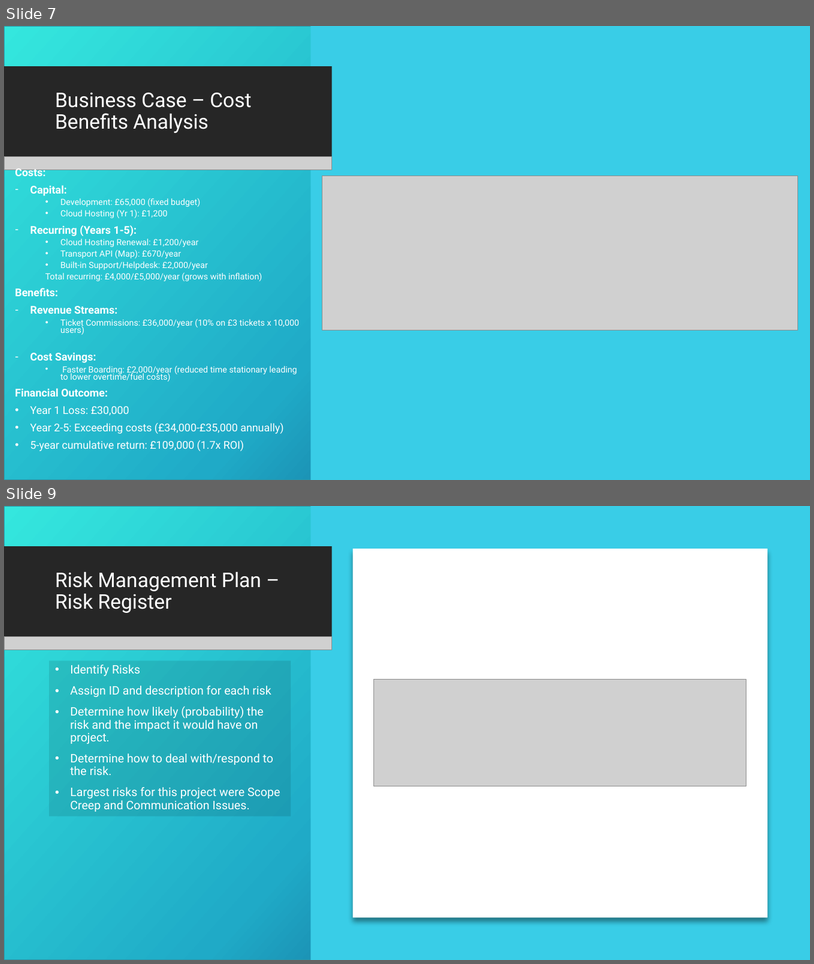
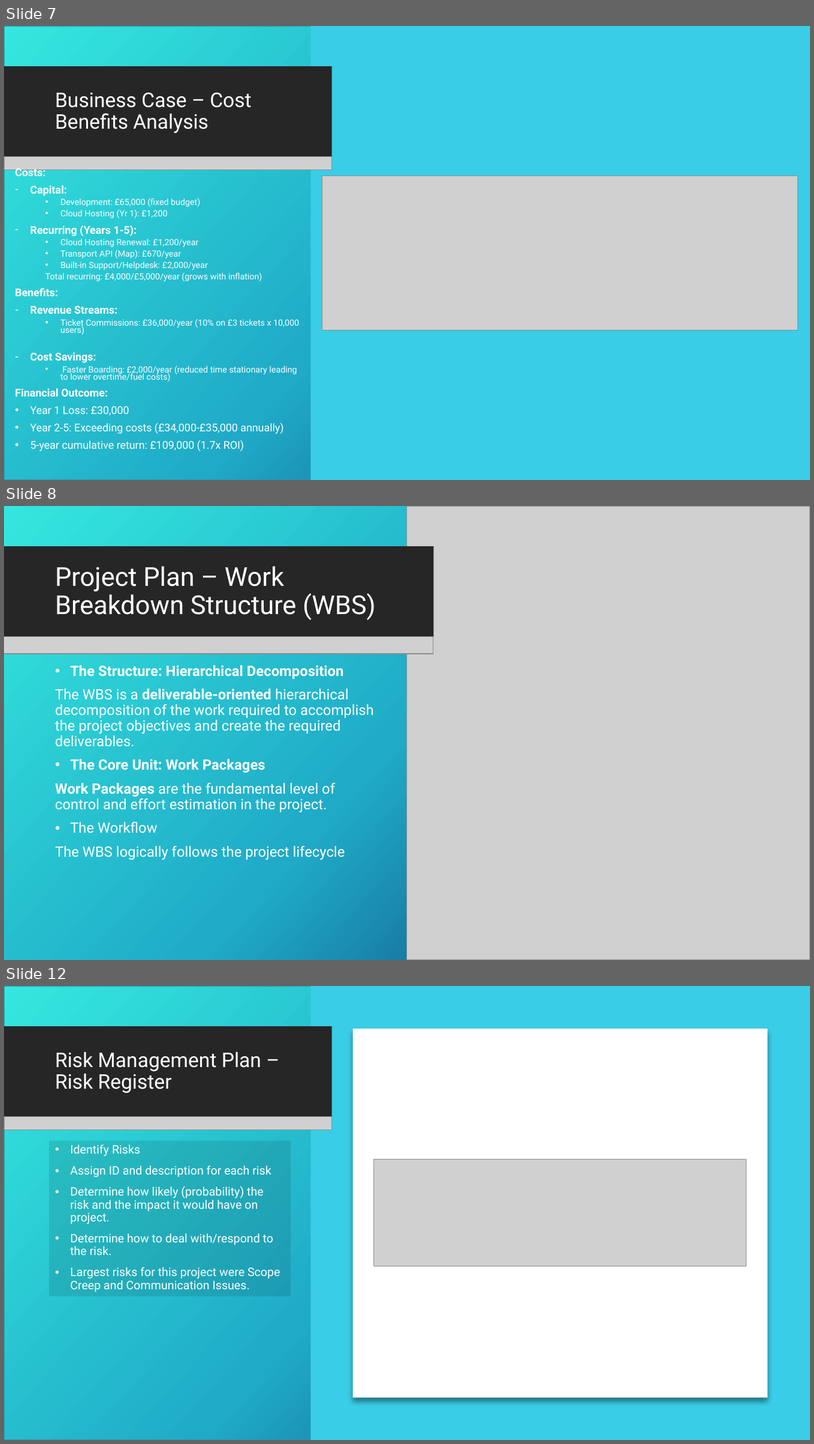
Before and after one commit to c3026923/south-yorkshire-bus-journey-planner, a slide deck: SY Bus Journey Planner Presentation.pptx. Shown one above the other, each under a label of ours: slides 7 and 9 before the commit, slides 7, 8 and 12 after it; the slides between them are not shown. The pictures are 814x964 and 814x1444 pixels, drawn with LibreOffice and Linux fonts; fonts in the diff are those of the drawing; grey boxes stand for pictures; background and template pictures are left out. Boxes give left, top, right and bottom in pixels: in the first picture for what was removed or moved away, otherwise in the second. Text is boxed around its words. In the diff, an @@ line names an element or a change of style, - is before the commit and + after.

```diff
--- a/SY Bus Journey Planner Presentation.pptx
+++ b/SY Bus Journey Planner Presentation.pptx
@@ slide 8 added at (x1=4, y1=506, x2=810, y2=960), background picture (left out); not listed: 2 template elements that a slide beside it also shows @@
@@ rectangle added at (x1=4, y1=506, x2=810, y2=960), fill gradient #36E6DD to #21ABC8 to #0C2263 @@
@@ picture added at (x1=408, y1=506, x2=810, y2=960) @@
@@ rectangle added at (x1=4, y1=547, x2=434, y2=637), fill #262626 @@
@@ title added at (x1=55, y1=566, x2=376, y2=620), 31 pt, text #FFFFFF @@
+Project Plan – Work Breakdown Structure (WBS)
@@ picture added at (x1=4, y1=636, x2=434, y2=654) @@
@@ text added at (x1=55, y1=665, x2=374, y2=859), 17 pt, text #FFFFFF @@
+• The Structure: Hierarchical Decomposition
+The WBS is a deliverable-oriented hierarchical decomposition of the work required to accomplish the project objectives and create the required deliverables.
+• The Core Unit: Work Packages
+Work Packages are the fundamental level of control and effort estimation in the project.
+• The Workflow
+The WBS logically follows the project lifecycle
@@ what was slide 9 is now slide 12 @@
```
Also in this commit, not shown: 2 slides changed, 6 other slides added, 3 slides removed.
